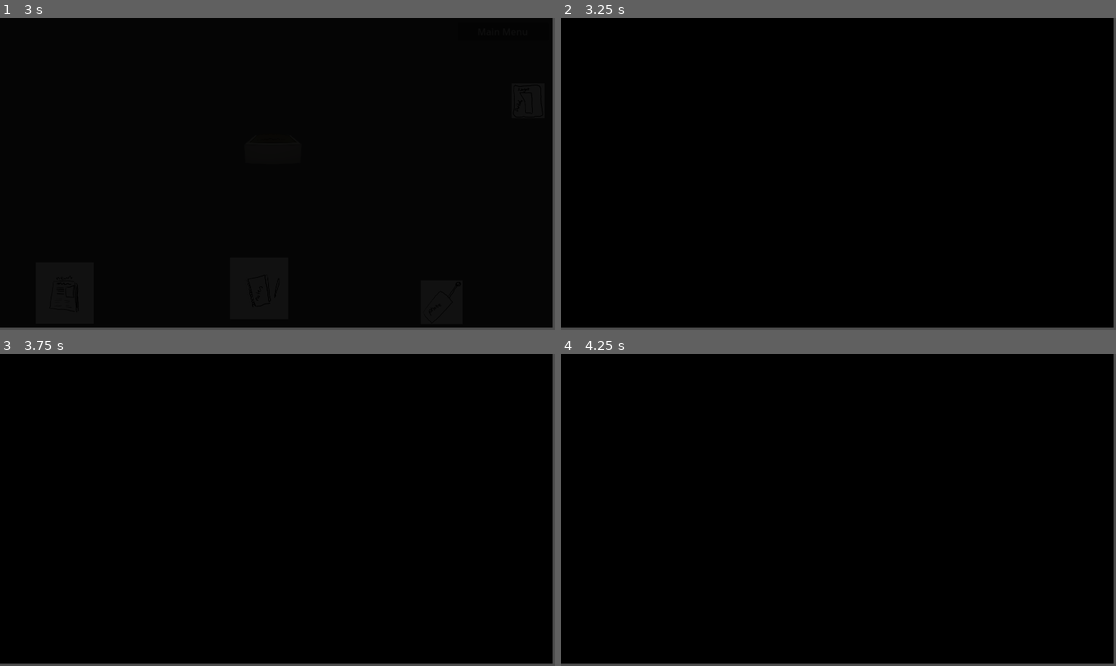
Above: before the commit, frames 1-4 (two rows, left to right).
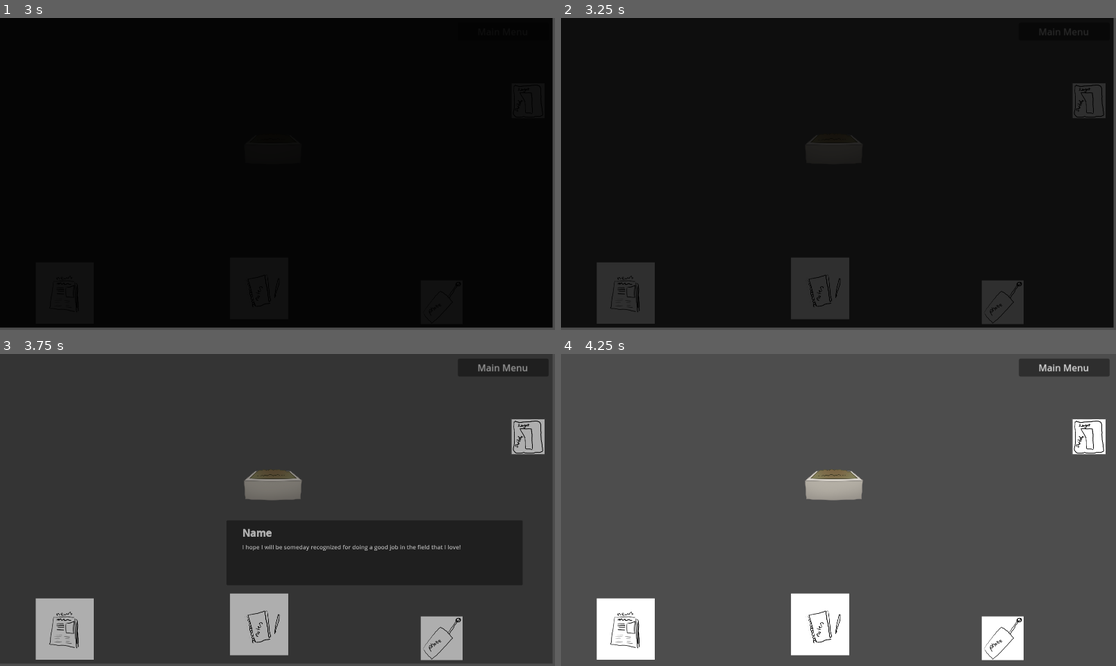
Above: after the commit, the same moments.

Repository: gringames/fem-devs-jam-24
Game: Godot game, scene res://Game/game.tscn
Same seed, same stepped clock (60 frames per second), same inputs: the game is played once before the commit and once after it.
Inputs (mouse positions are in pixels of both pictures, inside the frame that each line leads up to):
- Up to frame 1 (3 s): click (527, 102) at 0.5 s; click (527, 102) at 1.25 s; click (527, 102) at 2 s; move the mouse to (271, 120) at 2.77 s; click (271, 120) at 2.85 s
- Up to frame 2 (3.25 s): no input
- Up to frame 3 (3.75 s): move the mouse to (444, 637) at 3.52 s; click (444, 637) at 3.6 s
- Up to frame 4 (4.25 s): no input

Frame 1 is identical in both runs. In frame 2, 6.3% of the frame differs, in the area x 6-99%, y 3-99%; in frame 3, 99%; in frame 4, 99%, in the area x 0-100%, y 0-100%.

Commit message:
add wither() function as plant does not grow every day anymore

Diff:
--- a/femdevsjam24/Features/Plant/plant.gd
+++ b/femdevsjam24/Features/Plant/plant.gd
@@ -25,6 +25,11 @@
 	_update_visual()
 
 
+func wither() -> void:
+	plant_state = Plants.States.Withered
+	_update_visual()
+
+
 func _update_visual() -> void:
 	if plant_state >= plant_state_images.size():
 		return
--- a/femdevsjam24/Features/day_cycle/day_manager.gd
+++ b/femdevsjam24/Features/day_cycle/day_manager.gd
@@ -238,13 +238,14 @@
 
 
 func _end_day() -> void:
+	current_day += 1
 	fade.fade_to_black()
 	#print("stop music")
 
 
 func _start_day() -> void:
-	print("start music")
-	#fade.fade_from_black()
+	#print("start music")
+	fade.fade_from_black()
 
 
 func _next_day() -> void:
@@ -255,7 +256,6 @@
 		return
 
 	_handle_day()
-	current_day += 1
 
 
 func _handle_day() -> void:
@@ -315,7 +315,7 @@
 	var plant_withers: bool = has_tent_today.count(false) >= 3;
 
 	if plant_withers:
-		plant.grow()
+		plant.wither()
 		print("bad ending")
 	else:
 		print("good ending")
